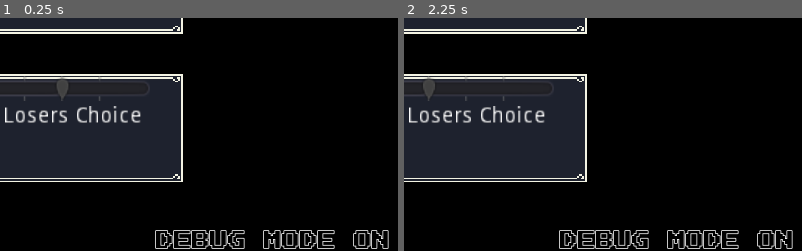
Above: before the commit, frames 1-2 (left to right).
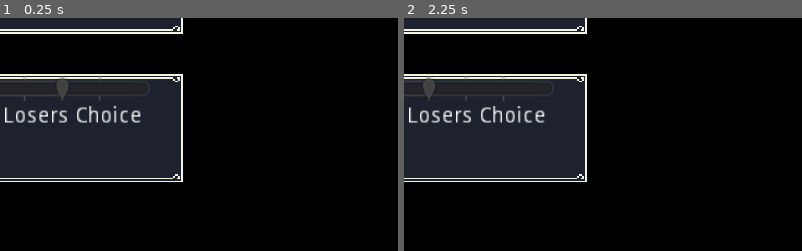
Above: after the commit, the same moments.

Repository: mocsarcade/BattleBox
Game: Godot game, scene res://Menus/MainMenu.tscn
The game is run twice, just before and just after one commit, with the same random seed, the same clock (stepped at 60 frames per second) and the same inputs.
Inputs:
- Up to frame 1 (0.25 s): no input
- Up to frame 2 (2.25 s): tap Enter at 0.5, 2 s; hold D (ui2_right) 0.53-2.03 s; tap R (ui2_dive) at 0.6 s; tap Q (ui2_jump) at 0.77, 1.52 s; tap Space at 1.25 s; tap E (ui2_slash) at 1.35 s; hold A (ui2_left) from 2.03 s (still down); tap Backspace at 2.1 s
The pictures show only the part of the screen within x 50-100%, y 50-100%; the shares and areas given below are measured in that part.

The runs differ from the first frame. In frame 1, 1.8% of the frame differs, in the area x 38-98%, y 90-100%; in frame 2, 1.8%.

Commit message:
Controller support and remove useless debug mode

Diff:
--- a/gui/DebugMode.gd
+++ /dev/null
@@ -1,9 +0,0 @@
-extends Label
-
-func _ready():
-	visible = Constants.DEBUG_MODE
-
-func _unhandled_input(event):
-	if event.is_action_pressed("toggle_debug_mode"):
-		Constants.DEBUG_MODE = !Constants.DEBUG_MODE
-		visible = Constants.DEBUG_MODE
--- a/gui/DebugModeItem.gd
+++ /dev/null
@@ -1,4 +0,0 @@
-extends Label
-
-func _ready():
-	visible = Constants.DEBUG_MODE
--- a/gui/OptionsMenu.gd
+++ /dev/null
@@ -1,44 +0,0 @@
-extends NinePatchRect
-
-func _unhandled_input(event):
-	if event.is_action_pressed("ui_menu"):
-		if !visible:
-			# Make this menu only active object while menu is open
-			pause_mode = PAUSE_MODE_PROCESS
-			get_tree().paused = true
-			# Open menu
-			show()
-		else:
-			# Save settings when menu closes
-			if dirty:
-				save()
-				dirty = false
-			# Restore main game
-			get_tree().paused = false
-			pause_mode = PAUSE_MODE_INHERIT
-			# Close menu
-			hide()
-
-func _on_MasterVolSlider_value_changed(value):
-	master_volume = value
-	dirty = true
-	AudioServer.set_bus_volume_db(AudioServer.get_bus_index("Master"), value-50)
-	AudioServer.set_bus_mute(AudioServer.get_bus_index("Master"), value == 0)
-
-func save():
-	var settings = {
-		"master_vol": master_volume
-	}
-	save_system.save_settings(settings)
-
-var save_system : SaveSystem
-var master_volume = 50
-var dirty = false
-
-func _ready():
-	save_system = SaveSystem.new()
-	var settings = save_system.load_settings()
-	print(settings)
-	if settings.has("master_vol"):
-		master_volume = settings["master_vol"]
-		$MasterVolSlider.value = master_volume
--- a/gui/OptionsMenu.tscn
+++ /dev/null
@@ -1,126 +0,0 @@
-[gd_scene load_steps=7 format=2]
-
-[ext_resource path="res://font/PressStart2P-Regular.ttf" type="DynamicFontData" id=1]
-[ext_resource path="res://gui/OptionsMenu.gd" type="Script" id=2]
-[ext_resource path="res://gui/menu.png" type="Texture" id=3]
-[ext_resource path="res://gui/DebugModeItem.gd" type="Script" id=4]
-
-[sub_resource type="DynamicFont" id=1]
-font_data = ExtResource( 1 )
-
-[sub_resource type="DynamicFont" id=2]
-outline_size = 1
-font_data = ExtResource( 1 )
-
-[node name="CanvasLayer" type="CanvasLayer"]
-layer = 5
-
-[node name="NinePatchRect" type="NinePatchRect" parent="."]
-pause_mode = 2
-visible = false
-anchor_right = 1.0
-anchor_bottom = 1.0
-margin_left = 152.0
-margin_top = 80.0
-margin_right = -152.0
-margin_bottom = -64.0
-texture = ExtResource( 3 )
-patch_margin_left = 13
-patch_margin_top = 10
-patch_margin_right = 12
-patch_margin_bottom = 11
-script = ExtResource( 2 )
-__meta__ = {
-"_edit_use_anchors_": false
-}
-
-[node name="Volume" type="Label" parent="NinePatchRect"]
-anchor_left = 0.094
-anchor_top = 0.114
-anchor_right = 0.094
-anchor_bottom = 0.176
-margin_left = -0.0130024
-margin_top = -0.128002
-margin_right = 96.438
-margin_bottom = -4.32
-custom_fonts/font = SubResource( 1 )
-custom_colors/font_color = Color( 0, 0, 0, 1 )
-text = "Volume:"
-uppercase = true
-__meta__ = {
-"_edit_use_anchors_": false
-}
-
-[node name="Master" type="Label" parent="NinePatchRect"]
-anchor_left = 0.094
-anchor_top = 0.219
-anchor_right = 0.094
-anchor_bottom = 0.281
-margin_left = -0.0640011
-margin_top = -0.064003
-margin_right = 95.936
-margin_bottom = 0.0639954
-custom_fonts/font = SubResource( 1 )
-custom_colors/font_color = Color( 0, 0, 0, 1 )
-text = "Master"
-valign = 1
-uppercase = true
-__meta__ = {
-"_edit_use_anchors_": false
-}
-
-[node name="MasterVolSlider" type="HSlider" parent="NinePatchRect"]
-anchor_left = 0.094
-anchor_top = 0.219
-anchor_right = 0.937
-anchor_bottom = 0.281
-margin_left = 111.936
-margin_top = -0.064003
-margin_right = 0.127991
-margin_bottom = 0.0639954
-max_value = 50.0
-step = 5.0
-value = 50.0
-tick_count = 9
-__meta__ = {
-"_edit_use_anchors_": false
-}
-
-[node name="DebugModeControls" type="Label" parent="NinePatchRect"]
-anchor_left = 1.452
-anchor_top = -0.238
-anchor_right = 1.452
-anchor_bottom = -0.238
-margin_left = -143.872
-margin_top = 31.968
-margin_right = 0.127991
-margin_bottom = 351.968
-custom_fonts/font = SubResource( 2 )
-custom_colors/font_color = Color( 0, 0, 0, 1 )
-text = "F12
-Make gif
-
-0 (zero)
-+3 pons
-
-+ (plus)
-add score
-
-- (minus)
-0 score
-
-[
--1 hp
-
-]
-+1 hp
-
-1-5
-Change
-power"
-uppercase = true
-script = ExtResource( 4 )
-__meta__ = {
-"_edit_use_anchors_": false
-}
-[connection signal="value_changed" from="NinePatchRect/MasterVolSlider" to="NinePatchRect" method="_on_MasterVolSlider_value_changed"]
--- a/gui/gui.tscn
+++ b/gui/gui.tscn
@@ -1,18 +1,12 @@
-[gd_scene load_steps=9 format=2]
+[gd_scene load_steps=7 format=2]
 
 [ext_resource path="res://gui/emptyHealth.png" type="Texture" id=3]
 [ext_resource path="res://gui/fullHealth.png" type="Texture" id=4]
 [ext_resource path="res://font/PressStart2P-Regular.ttf" type="DynamicFontData" id=5]
 [ext_resource path="res://gui/gui.gd" type="Script" id=8]
 [ext_resource path="res://gui/dialog.png" type="Texture" id=9]
-[ext_resource path="res://gui/DebugMode.gd" type="Script" id=11]
 
 [sub_resource type="DynamicFont" id=1]
-size = 24
-outline_size = 1
-font_data = ExtResource( 5 )
-
-[sub_resource type="DynamicFont" id=2]
 size = 24
 font_data = ExtResource( 5 )
 
@@ -20,22 +14,6 @@
 pause_mode = 2
 layer = 3
 script = ExtResource( 8 )
-
-[node name="DebugModeText" type="Label" parent="."]
-anchor_left = 1.0
-anchor_top = 1.0
-anchor_right = 1.0
-anchor_bottom = 1.0
-margin_left = -312.0
-margin_top = -24.0
-custom_fonts/font = SubResource( 1 )
-custom_colors/font_color = Color( 0, 0, 0, 1 )
-text = "DEBUG MODE ON"
-uppercase = true
-script = ExtResource( 11 )
-__meta__ = {
-"_edit_use_anchors_": false
-}
 
 [node name="Player1" type="TextureProgress" parent="."]
 margin_left = 8.0
--- a/project.godot
+++ b/project.godot
@@ -43,59 +43,98 @@
 
 [input]
 
+ui_accept={
+"deadzone": 0.5,
+"events": [ Object(InputEventKey,"resource_local_to_scene":false,"resource_name":"","device":0,"alt":false,"shift":false,"control":false,"meta":false,"command":false,"pressed":false,"scancode":16777221,"unicode":0,"echo":false,"script":null)
+, Object(InputEventKey,"resource_local_to_scene":false,"resource_name":"","device":0,"alt":false,"shift":false,"control":false,"meta":false,"command":false,"pressed":false,"scancode":16777222,"unicode":0,"echo":false,"script":null)
+, Object(InputEventKey,"resource_local_to_scene":false,"resource_name":"","device":0,"alt":false,"shift":false,"control":false,"meta":false,"command":false,"pressed":false,"scancode":32,"unicode":0,"echo":false,"script":null)
+, Object(InputEventJoypadButton,"resource_local_to_scene":false,"resource_name":"","device":0,"button_index":11,"pressure":0.0,"pressed":false,"script":null)
+, Object(InputEventJoypadButton,"resource_local_to_scene":false,"resource_name":"","device":1,"button_index":11,"pressure":0.0,"pressed":false,"script":null)
+ ]
+}
+ui_select={
+"deadzone": 0.5,
+"events": [  ]
+}
+ui_cancel={
+"deadzone": 0.5,
+"events": [ Object(InputEventKey,"resource_local_to_scene":false,"resource_name":"","device":0,"alt":false,"shift":false,"control":false,"meta":false,"command":false,"pressed":false,"scancode":16777217,"unicode":0,"echo":false,"script":null)
+, Object(InputEventJoypadButton,"resource_local_to_scene":false,"resource_name":"","device":0,"button_index":10,"pressure":0.0,"pressed":false,"script":null)
+, Object(InputEventJoypadButton,"resource_local_to_scene":false,"resource_name":"","device":1,"button_index":10,"pressure":0.0,"pressed":false,"script":null)
+ ]
+}
+ui_focus_next={
+"deadzone": 0.5,
+"events": [  ]
+}
+ui_focus_prev={
+"deadzone": 0.5,
+"events": [  ]
+}
 ui_jump={
 "deadzone": 0.5,
 "events": [ Object(InputEventKey,"resource_local_to_scene":false,"resource_name":"","device":0,"alt":false,"shift":false,"control":false,"meta":false,"command":false,"pressed":false,"scancode":75,"unicode":0,"echo":false,"script":null)
+, Object(InputEventJoypadButton,"resource_local_to_scene":false,"resource_name":"","device":0,"button_index":1,"pressure":0.0,"pressed":false,"script":null)
+, Object(InputEventJoypadButton,"resource_local_to_scene":false,"resource_name":"","device":0,"button_index":3,"pressure":0.0,"pressed":false,"script":null)
  ]
 }
 ui_dive={
 "deadzone": 0.5,
 "events": [ Object(InputEventKey,"resource_local_to_scene":false,"resource_name":"","device":0,"alt":false,"shift":false,"control":false,"meta":false,"command":false,"pressed":false,"scancode":74,"unicode":0,"echo":false,"script":null)
+, Object(InputEventJoypadButton,"resource_local_to_scene":false,"resource_name":"","device":0,"button_index":4,"pressure":0.0,"pressed":false,"script":null)
+, Object(InputEventJoypadButton,"resource_local_to_scene":false,"resource_name":"","device":0,"button_index":5,"pressure":0.0,"pressed":false,"script":null)
  ]
 }
 ui_slash={
 "deadzone": 0.5,
 "events": [ Object(InputEventKey,"resource_local_to_scene":false,"resource_name":"","device":0,"alt":false,"shift":false,"control":false,"meta":false,"command":false,"pressed":false,"scancode":76,"unicode":0,"echo":false,"script":null)
- ]
-}
-toggle_debug_mode={
-"deadzone": 0.5,
-"events": [ Object(InputEventKey,"resource_local_to_scene":false,"resource_name":"","device":0,"alt":false,"shift":false,"control":false,"meta":false,"command":false,"pressed":false,"scancode":16777244,"unicode":0,"echo":false,"script":null)
+, Object(InputEventJoypadButton,"resource_local_to_scene":false,"resource_name":"","device":0,"button_index":0,"pressure":0.0,"pressed":false,"script":null)
+, Object(InputEventJoypadButton,"resource_local_to_scene":false,"resource_name":"","device":0,"button_index":2,"pressure":0.0,"pressed":false,"script":null)
  ]
 }
 ui2_left={
 "deadzone": 0.5,
 "events": [ Object(InputEventKey,"resource_local_to_scene":false,"resource_name":"","device":0,"alt":false,"shift":false,"control":false,"meta":false,"command":false,"pressed":false,"scancode":65,"unicode":0,"echo":false,"script":null)
+, Object(InputEventJoypadButton,"resource_local_to_scene":false,"resource_name":"","device":1,"button_index":14,"pressure":0.0,"pressed":false,"script":null)
  ]
 }
 ui2_right={
 "deadzone": 0.5,
 "events": [ Object(InputEventKey,"resource_local_to_scene":false,"resource_name":"","device":0,"alt":false,"shift":false,"control":false,"meta":false,"command":false,"pressed":false,"scancode":68,"unicode":0,"echo":false,"script":null)
+, Object(InputEventJoypadButton,"resource_local_to_scene":false,"resource_name":"","device":1,"button_index":15,"pressure":0.0,"pressed":false,"script":null)
  ]
 }
 ui2_up={
 "deadzone": 0.5,
 "events": [ Object(InputEventKey,"resource_local_to_scene":false,"resource_name":"","device":0,"alt":false,"shift":false,"control":false,"meta":false,"command":false,"pressed":false,"scancode":87,"unicode":0,"echo":false,"script":null)
+, Object(InputEventJoypadButton,"resource_local_to_scene":false,"resource_name":"","device":1,"button_index":12,"pressure":0.0,"pressed":false,"script":null)
  ]
 }
 ui2_down={
 "deadzone": 0.5,
 "events": [ Object(InputEventKey,"resource_local_to_scene":false,"resource_name":"","device":0,"alt":false,"shift":false,"control":false,"meta":false,"command":false,"pressed":false,"scancode":83,"unicode":0,"echo":false,"script":null)
+, Object(InputEventJoypadButton,"resource_local_to_scene":false,"resource_name":"","device":1,"button_index":13,"pressure":0.0,"pressed":false,"script":null)
  ]
 }
 ui2_jump={
 "deadzone": 0.5,
 "events": [ Object(InputEventKey,"resource_local_to_scene":false,"resource_name":"","device":0,"alt":false,"shift":false,"control":false,"meta":false,"command":false,"pressed":false,"scancode":81,"unicode":0,"echo":false,"script":null)
+, Object(InputEventJoypadButton,"resource_local_to_scene":false,"resource_name":"","device":1,"button_index":1,"pressure":0.0,"pressed":false,"script":null)
+, Object(InputEventJoypadButton,"resource_local_to_scene":false,"resource_name":"","device":1,"button_index":3,"pressure":0.0,"pressed":false,"script":null)
  ]
 }
 ui2_dive={
 "deadzone": 0.5,
 "events": [ Object(InputEventKey,"resource_local_to_scene":false,"resource_name":"","device":0,"alt":false,"shift":false,"control":false,"meta":false,"command":false,"pressed":false,"scancode":82,"unicode":0,"echo":false,"script":null)
+, Object(InputEventJoypadButton,"resource_local_to_scene":false,"resource_name":"","device":1,"button_index":4,"pressure":0.0,"pressed":false,"script":null)
+, Object(InputEventJoypadButton,"resource_local_to_scene":false,"resource_name":"","device":1,"button_index":5,"pressure":0.0,"pressed":false,"script":null)
  ]
 }
 ui2_slash={
 "deadzone": 0.5,
 "events": [ Object(InputEventKey,"resource_local_to_scene":false,"resource_name":"","device":0,"alt":false,"shift":false,"control":false,"meta":false,"command":false,"pressed":false,"scancode":69,"unicode":0,"echo":false,"script":null)
+, Object(InputEventJoypadButton,"resource_local_to_scene":false,"resource_name":"","device":0,"button_index":0,"pressure":0.0,"pressed":false,"script":null)
+, Object(InputEventJoypadButton,"resource_local_to_scene":false,"resource_name":"","device":1,"button_index":2,"pressure":0.0,"pressed":false,"script":null)
  ]
 }
 
Not shown: 1 places in Menus/MainMenu.tscn that only renumber resources
Not shown: 1 places in gui/gui.tscn that only renumber resources
